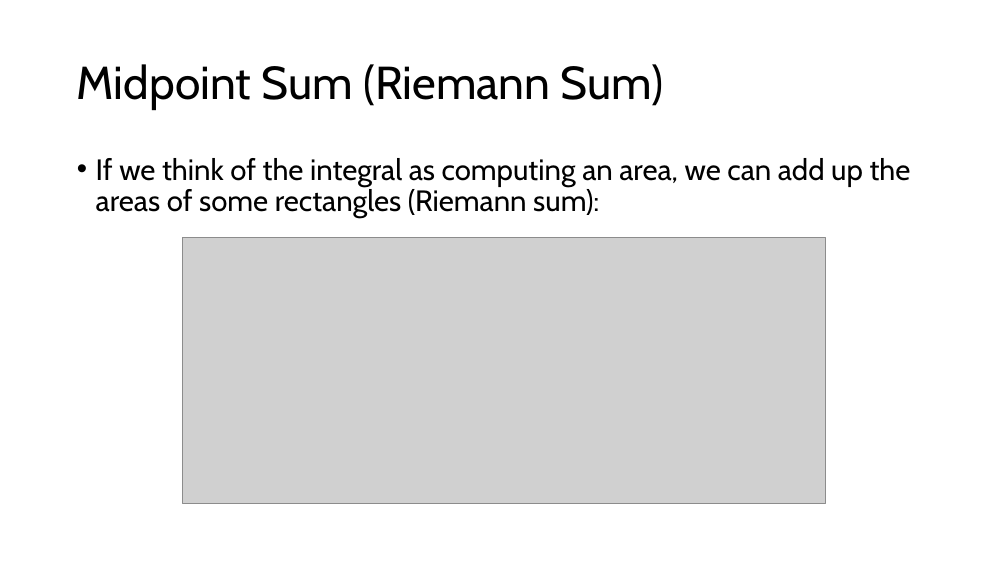
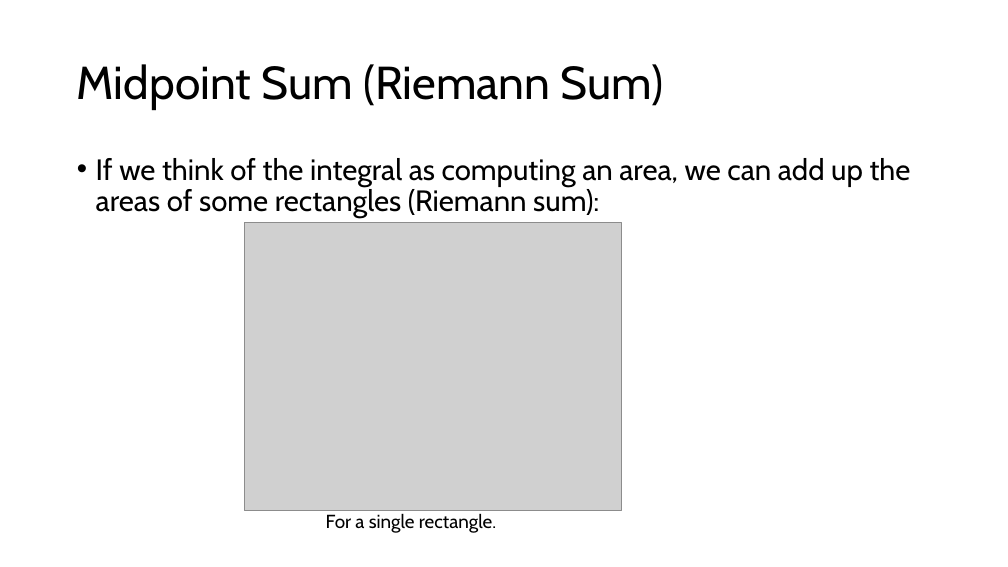
Before and after one commit to ChemAI-Lab/Math4Chem, a slide deck: slide 3 of website/Tutorial_Presentation/Forth_Tutorial_3PC3.pptx. Drawn at 1008x567 pixels with LibreOffice and Linux fonts; fonts in the diff are those of the drawing; grey boxes stand for pictures. Boxes give left, top, right and bottom in pixels: in the first picture for what was removed or moved away, otherwise in the second. Text is boxed around its words. In the diff, an @@ line names an element or a change of style, - is before the commit and + after.

```diff
--- a/website/Tutorial_Presentation/Forth_Tutorial_3PC3.pptx
+++ b/website/Tutorial_Presentation/Forth_Tutorial_3PC3.pptx
@@ picture: place and size @@
-picture at (183, 238, 826, 504)
+picture at (244, 222, 622, 511)
@@ text added at (326, 513, 496, 533), 18 pt, text #000000 @@
+For a single rectangle.
```
Also in this commit, not shown: 1 other slide changed, 1 slide added, 1 slide removed.
